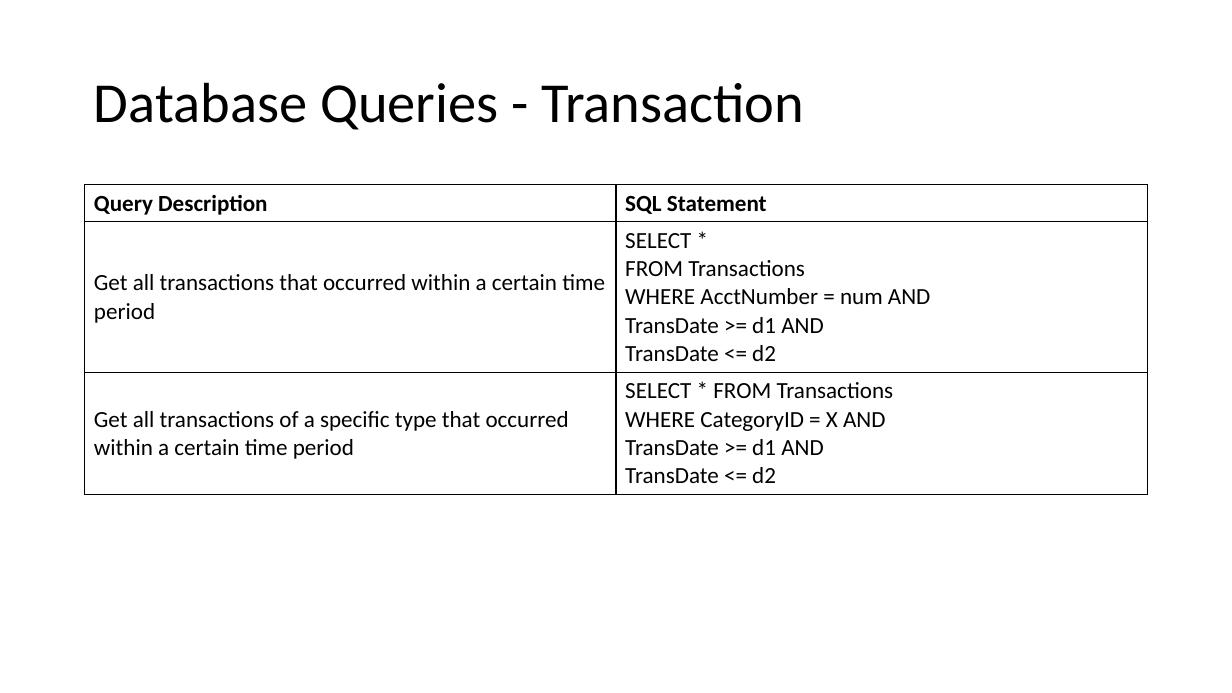
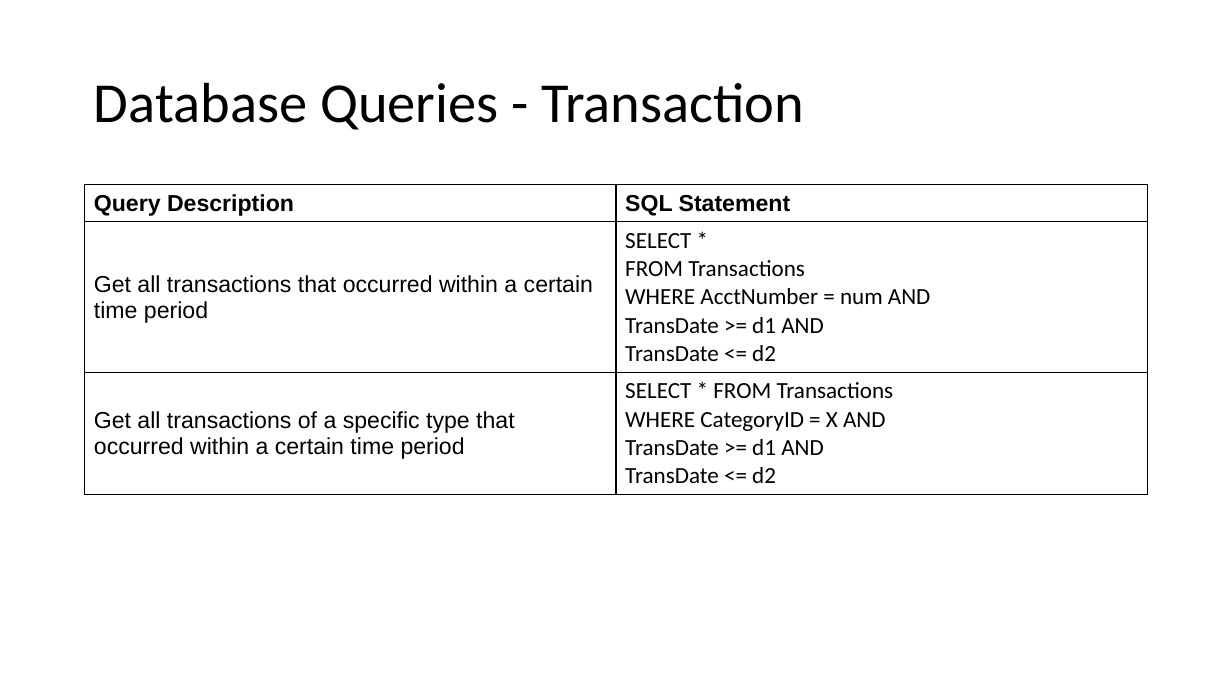
Before and after one commit to jackgoza/databasesProject, a slide deck: slide 14 of cs470_final_project.pptx (slide 8 before the commit). Drawn at 1232x693 pixels with LibreOffice and Linux fonts; fonts in the diff are those of the drawing. Boxes give left, top, right and bottom in pixels: in the first picture for what was removed or moved away, otherwise in the second. Text is boxed around its words. In the diff, an @@ line names an element or a change of style, - is before the commit and + after.

```diff
--- a/cs470_final_project.pptx
+++ b/cs470_final_project.pptx
@@ table at [85, 185, 1148, 488] @@
@@ font Calibri to Arial in "Query Description", "SQL Statement", "Get all transactions that occurred within a ...", "Get all transactions of a specific type ..." @@
```
Also in this commit, not shown: 7 other slides changed, 8 slides added, 2 slides removed.
